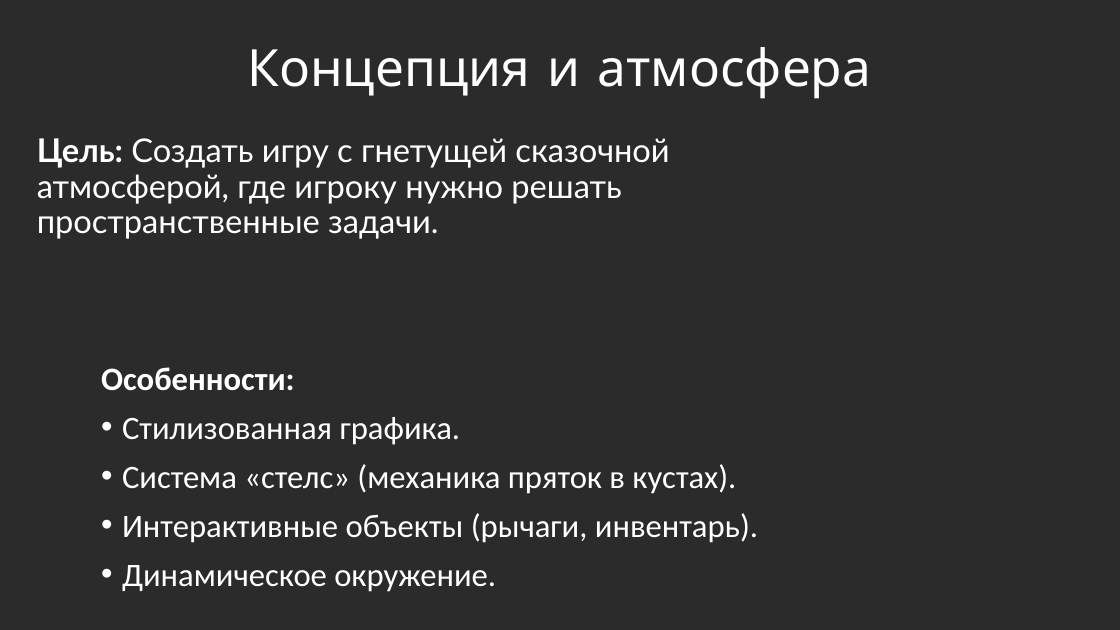
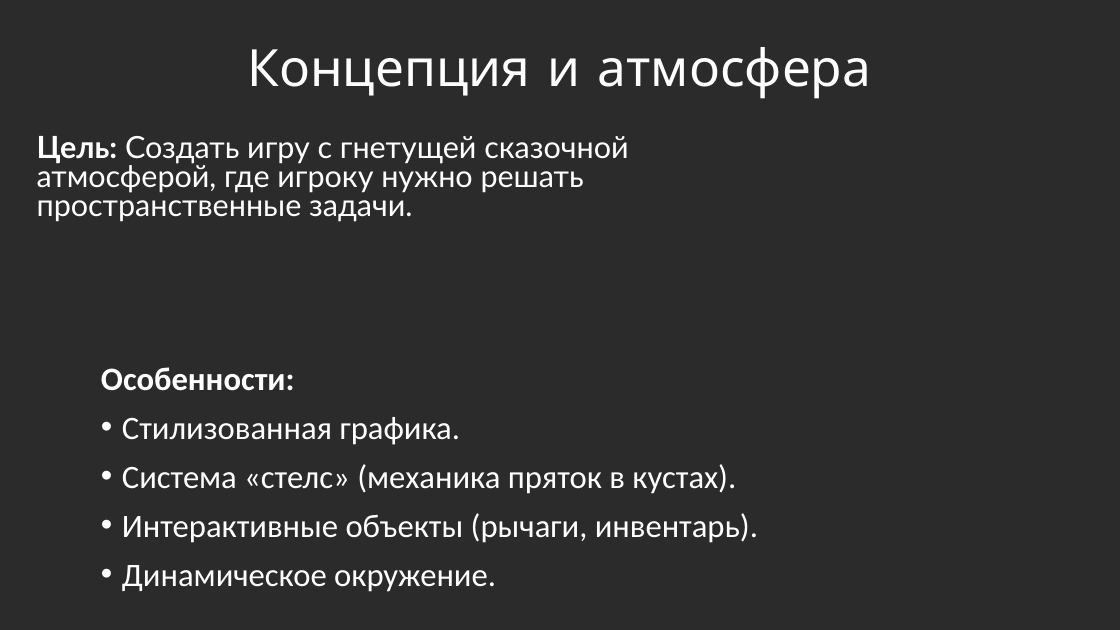
Before and after one commit to ArtyomVor/Scary_tale, a slide deck: slide 2 of scare_tale.pptx. Drawn at 1120x630 pixels with LibreOffice and Linux fonts; fonts in the diff are those of the drawing; background and template pictures are left out; a plain dark background stands for a picture behind light text. Boxes give left, top, right and bottom in pixels: in the first picture for what was removed or moved away, otherwise in the second. Text is boxed around its words. In the diff, an @@ line names an element or a change of style, - is before the commit and + after.

```diff
--- a/scare_tale.pptx
+++ b/scare_tale.pptx
@@ text "Цель: Создать игру с гнетущей ..." at (37,136,628,222): size 28 to 26.2 pt; line spacing 0.9 to 0.8 @@
```
Also in this commit, not shown: 3 other slides changed.
